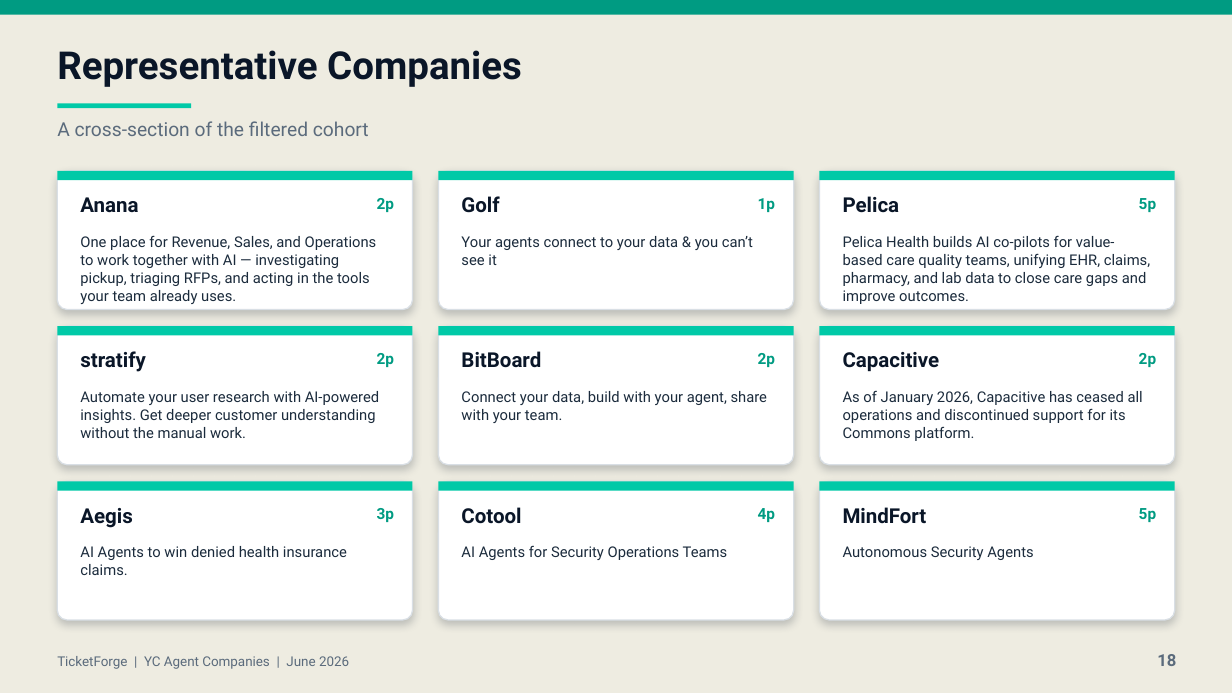
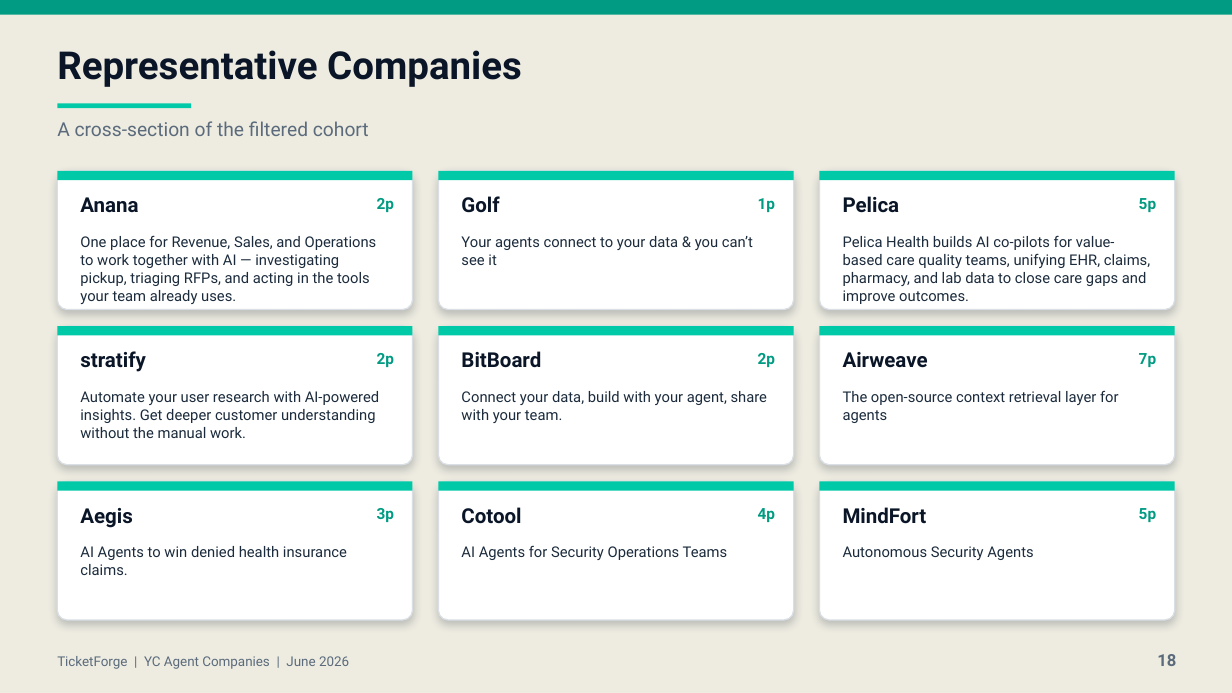
Before and after one commit to shekerkamma/ticketforge, a slide deck: slide 18 of docs/reports/yc-agent-companies-spring-2025-v2.pptx. Drawn at 1232x693 pixels with LibreOffice and Linux fonts; fonts in the diff are those of the drawing. Boxes give left, top, right and bottom in pixels: in the first picture for what was removed or moved away, otherwise in the second. Text is boxed around its words. In the diff, an @@ line names an element or a change of style, - is before the commit and + after.

```diff
--- a/docs/reports/yc-agent-companies-spring-2025-v2.pptx
+++ b/docs/reports/yc-agent-companies-spring-2025-v2.pptx
@@ text at (x1=843, y1=352, x2=928, y2=368): text changed @@
-Capacitive
+Airweave
@@ text at (x1=1139, y1=353, x2=1156, y2=367): text changed @@
-2p
+7p
@@ text at (x1=843, y1=390, x2=1119, y2=423): text changed @@
-As of January 2026, Capacitive has ceased all operations and discontinued support for its Commons platform.
+The open-source context retrieval layer for agents
```
Also in this commit, not shown: 5 other files.
